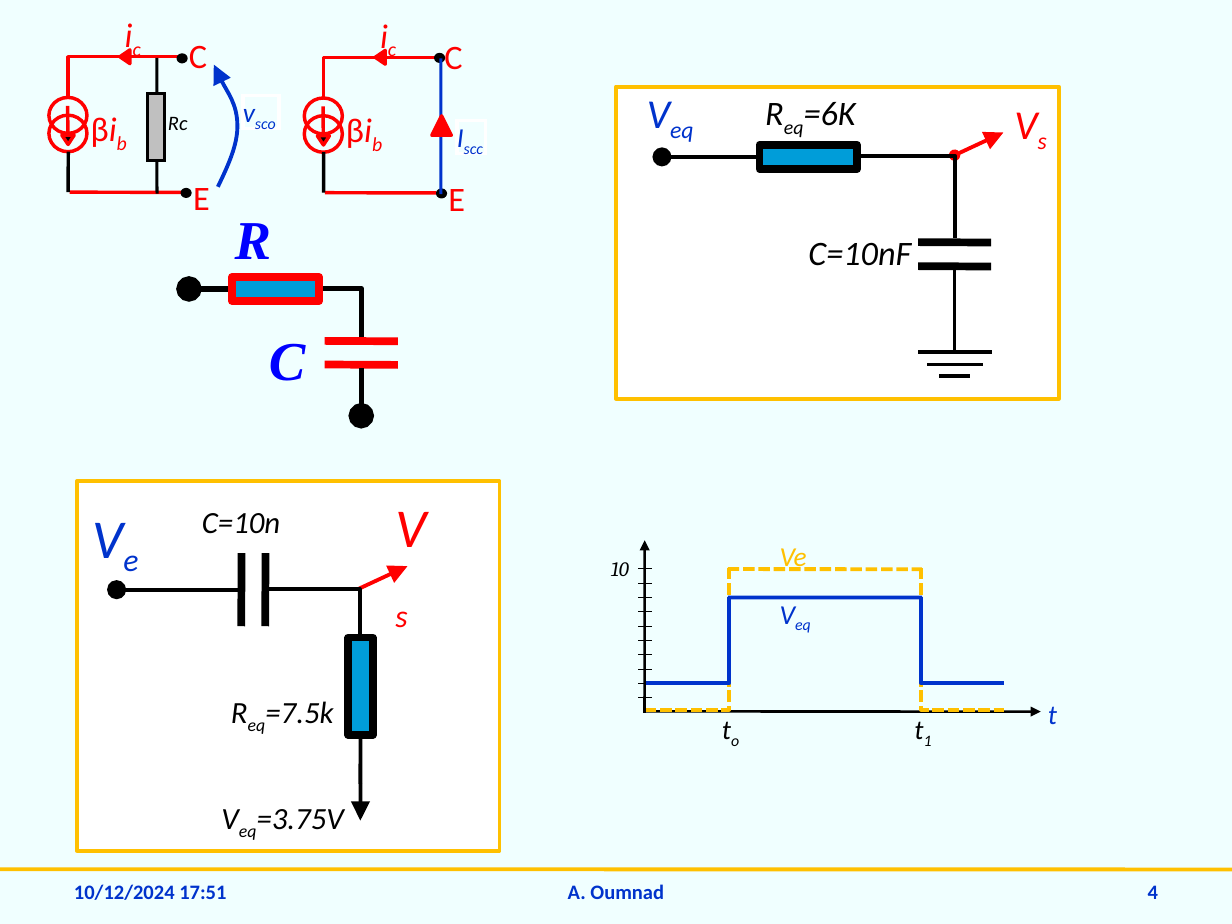
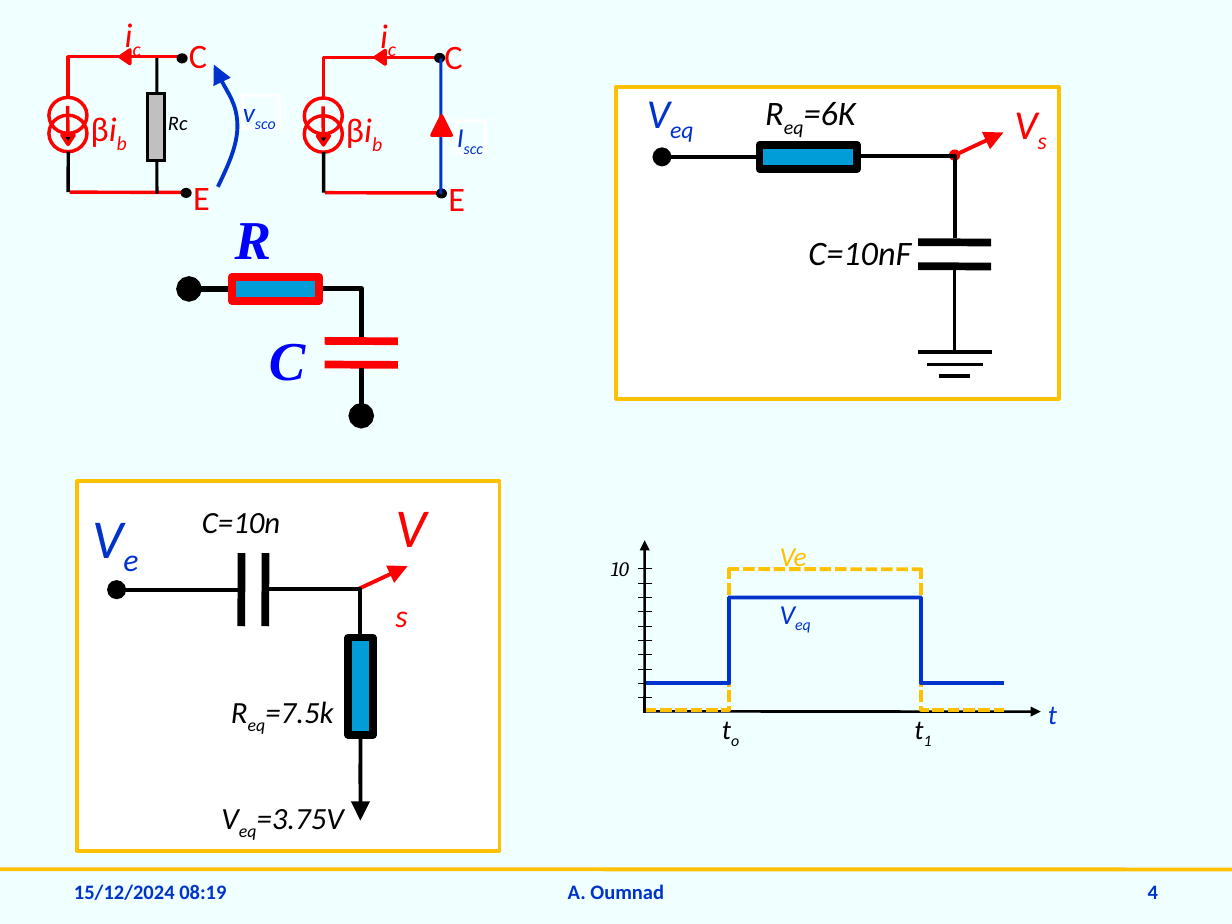
Before and after one commit to aoumnad/tutos, a slide deck: slide 4 of ELECTRONIQUE/IMAGES/Schemas.pptx. Drawn at 1232x924 pixels with LibreOffice and Linux fonts; fonts in the diff are those of the drawing. Boxes give left, top, right and bottom in pixels: in the first picture for what was removed or moved away, otherwise in the second. Text is boxed around its words. In the diff, an @@ line names an element or a change of style, - is before the commit and + after.

```diff
--- a/ELECTRONIQUE/IMAGES/Schemas.pptx
+++ b/ELECTRONIQUE/IMAGES/Schemas.pptx
@@ text at bbox=[74, 884, 226, 900]: text changed @@
-10/12/2024 17:51
+15/12/2024 08:19
```
Also in this commit, not shown: 3 other slides changed, 39 other files.
